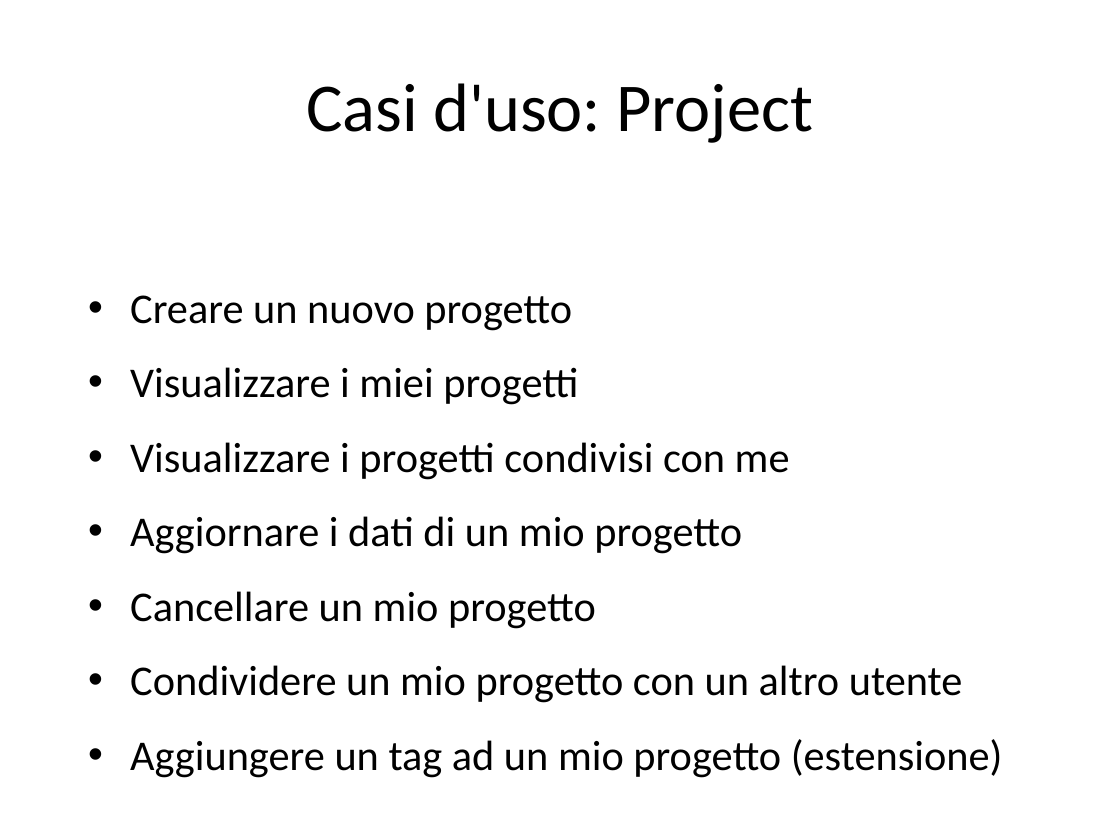
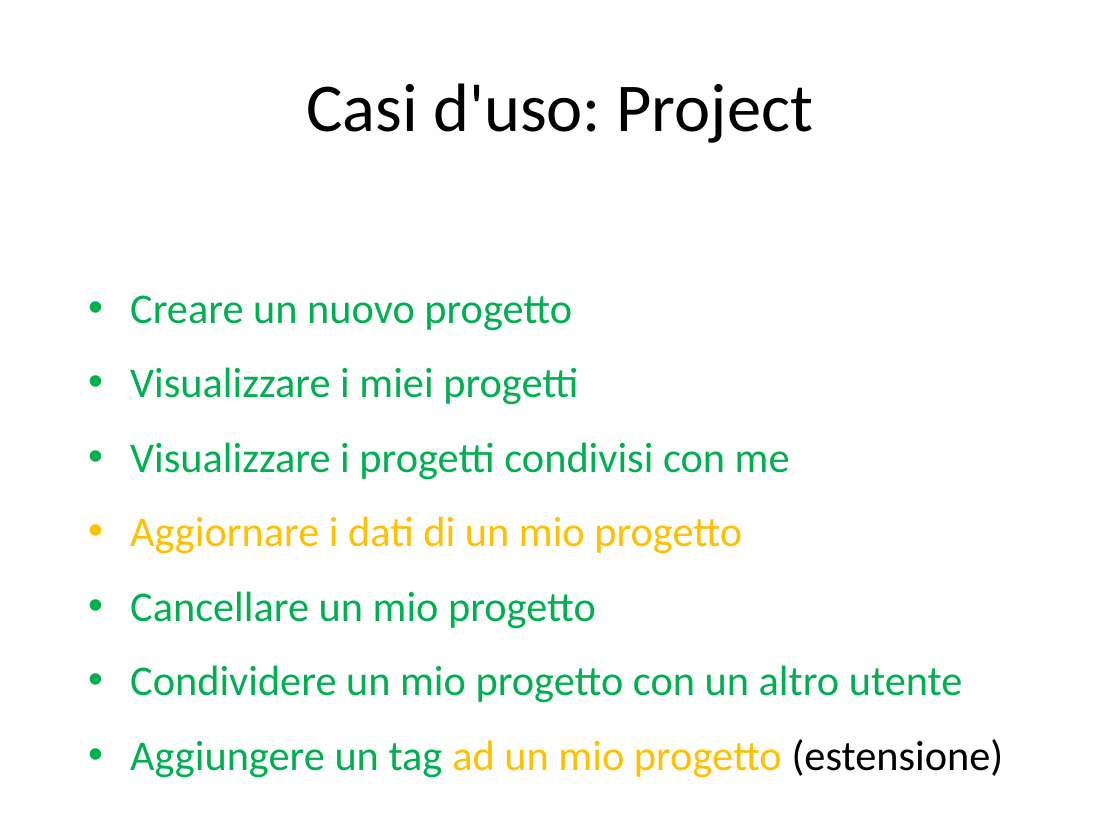
Before and after one commit to JohnnyWalkerRed/SIW-ProjectManager, a slide deck: slide 7 of Direttive progetto e class diagram/siw-progetto-giugno-2020.pptx. Drawn at 1120x840 pixels with LibreOffice and Linux fonts; fonts in the diff are those of the drawing. Boxes give left, top, right and bottom in pixels: in the first picture for what was removed or moved away, otherwise in the second. Text is boxed around its words. In the diff, an @@ line names an element or a change of style, - is before the commit and + after.

```diff
--- a/Direttive progetto e class diagram/siw-progetto-giugno-2020.pptx
+++ b/Direttive progetto e class diagram/siw-progetto-giugno-2020.pptx
@@ text "Creare un nuovo progetto" at [130, 295, 1004, 778]: text colour #000000 to #00B050 in "Creare un nuovo progetto", "Visualizzare i miei progetti", "Visualizzare i progetti condivisi con me", "Cancellare un mio progetto" and 2 more places; text colour #000000 to #FFC000 in "Aggiornare i dati di un mio progetto", "ad un mio progetto" @@
```
Also in this commit, not shown: 5 other slides changed.
